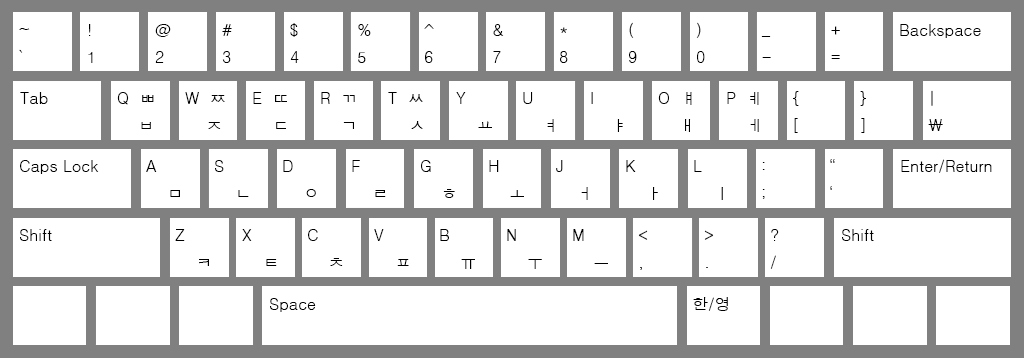
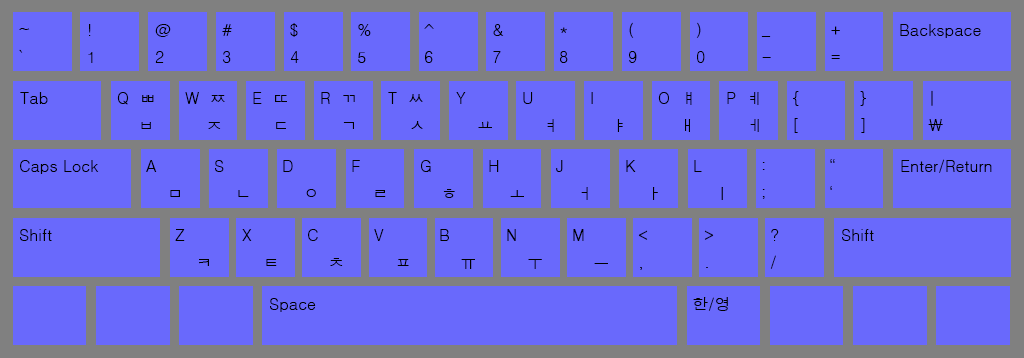
Two versions of the same layered image (1024×358). Layer-by-layer changes:
showed "Layer 8" over [13, 12, 1011, 345]
hid "Layer 7" over [13, 12, 1011, 345]
